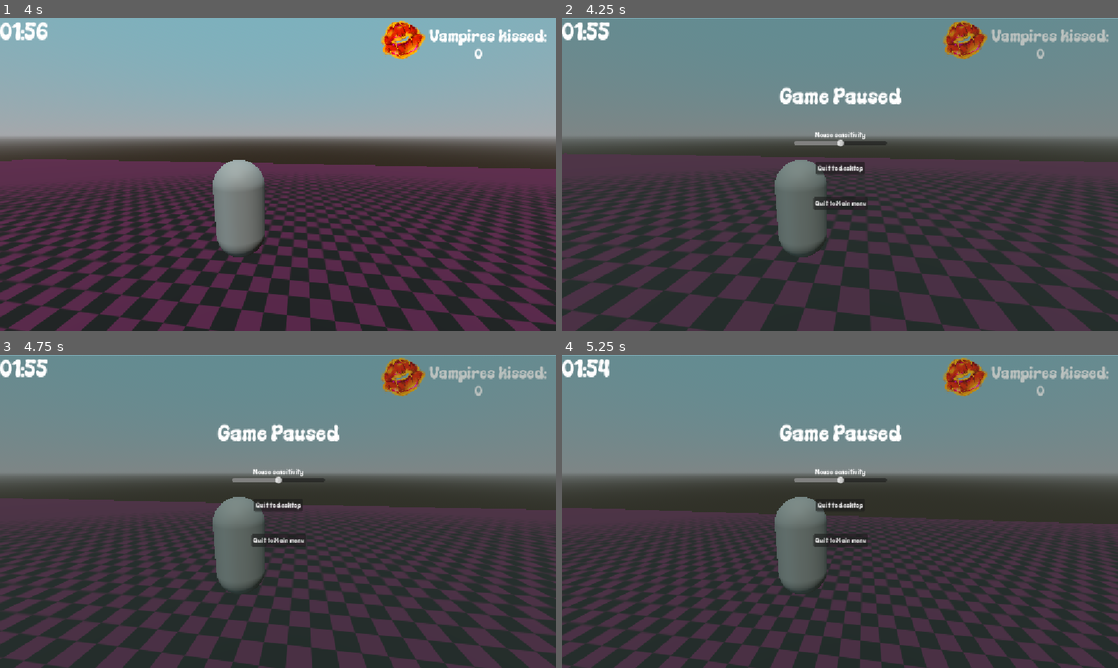
Above: before the commit, frames 1-4 (two rows, left to right).
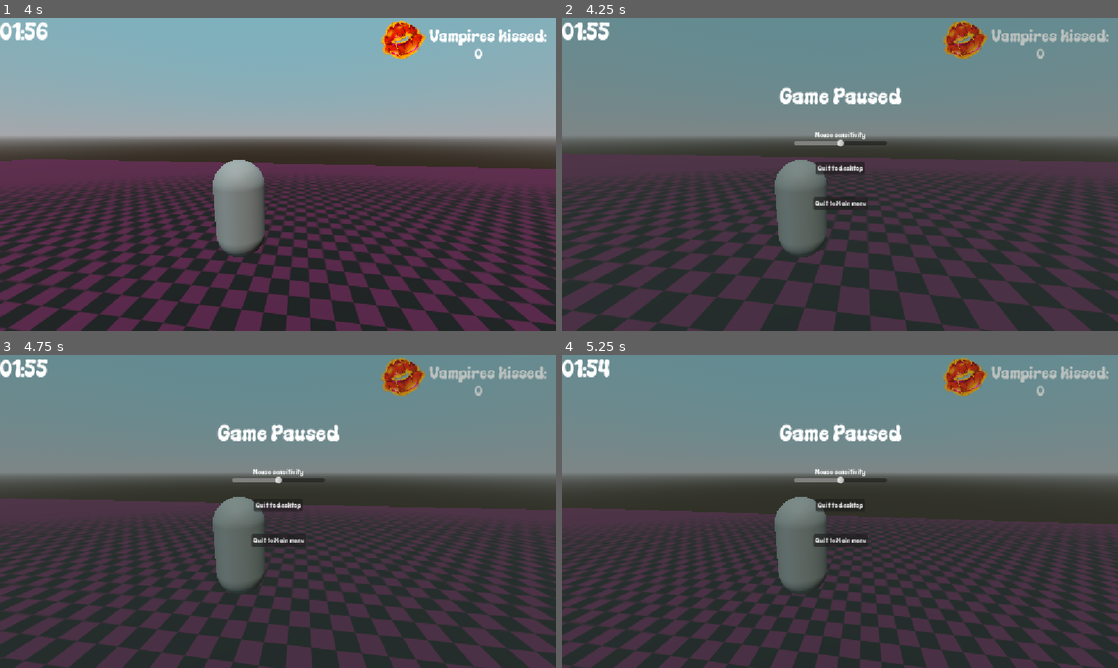
Above: after the commit, the same moments.

Repository: gamedagamez-dev/DownForTheCountGMTK2026
Game: Godot game, scene res://Scenes/World/testworld3d.tscn
Two runs of this game, one before a commit and one after it. Both use one fixed random seed, a clock stepped at 60 frames per second and the inputs below. This scene is started directly instead of the project's main scene.
Inputs (mouse positions are in pixels of both pictures, inside the frame that each line leads up to):
- Up to frame 1 (4 s): move the mouse to (272, 180) at 0.52 s; hold Shift (movement_sprint) 0.53-1.28 s; hold W (move_forward) 0.53-2.78 s; tap Space (movement_jump) at 0.77, 1.52, 3.02, 3.77 s; move the mouse to (316, 177) at 1.27 s; tap Shift (movement_sprint) at 1.35, 2.85 s; move the mouse to (233, 171) at 2.02 s; hold Shift (movement_sprint) 2.03-2.78 s; move the mouse to (283, 174) at 2.77 s; hold A (move_left) 2.78-3.53 s; move the mouse to (255, 168) at 3.52 s; hold W (move_forward) from 3.53 s (still down); hold Shift (movement_sprint) from 3.53 s (still down)
- Up to frame 2 (4.25 s): keep holding W (move_forward); keep holding Shift (movement_sprint); tap Escape (ui_cancel) at 4.15 s
- Up to frame 3 (4.75 s): move the mouse to (400, 495) at 4.27 s; release W (move_forward) at 4.28 s; release Shift (movement_sprint) at 4.28 s; hold D (move_right) from 4.28 s (still down); tap Shift (movement_sprint) at 4.35 s; tap Space (movement_jump) at 4.52 s
- Up to frame 4 (5.25 s): move the mouse to (728, 527) at 5.02 s; release D (move_right) at 5.03 s; hold W (move_forward) from 5.03 s (still down); hold Shift (movement_sprint) from 5.03 s (still down)

Frame 1 is identical in both runs. In frame 2, 0.2% of the frame differs, in the area x 0-100%, y 0-1%; in frame 3, 0.2%; in frame 4, 0.2%.

Commit message:
fix pause menu bug

Diff:
--- a/Scenes/UI/PauseMenu/pause_menu.tscn
+++ b/Scenes/UI/PauseMenu/pause_menu.tscn
@@ -19,10 +19,10 @@
 
 [node name="ColorRect" type="ColorRect" parent="." unique_id=347709982]
 layout_mode = 0
-offset_left = -1.0
-offset_top = 4.0
-offset_right = 1151.0
-offset_bottom = 652.0
+offset_left = -492.0
+offset_top = -464.0
+offset_right = 1602.0
+offset_bottom = 958.0
 color = Color(0.17254902, 0.24705882, 0.21960784, 0.3254902)
 
 [node name="Label" type="Label" parent="." unique_id=1213288562]
